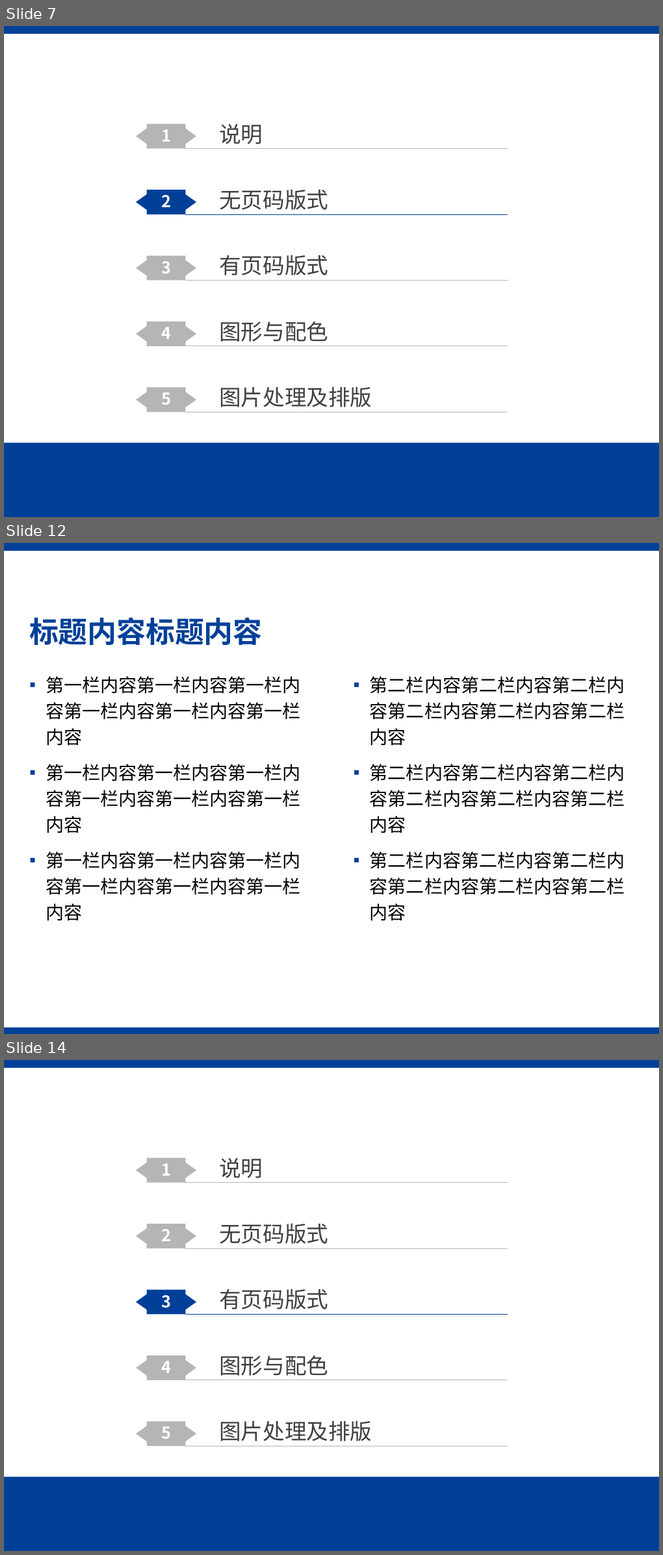
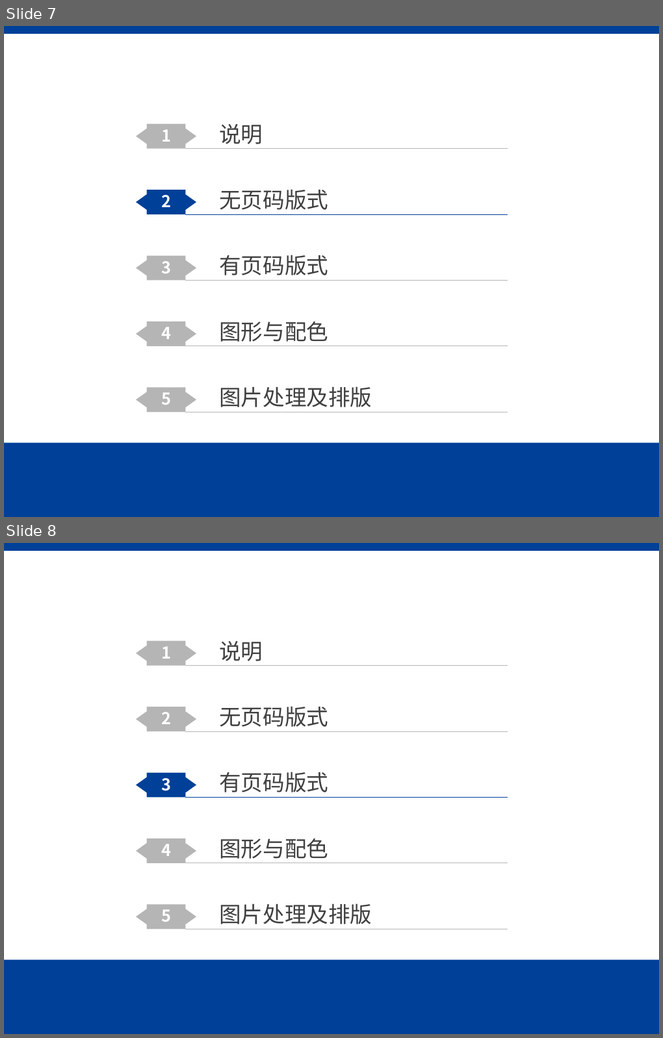
Before and after one commit to Voidkai/Polkadot, a slide deck: Polkadot-PPT.pptx. Shown one above the other, each under a label of ours: slides 7, 12 and 14 before the commit, slides 7 and 8 after it; the slides between them are not shown. The pictures are 663x1555 and 663x1038 pixels, drawn with LibreOffice and Linux fonts; fonts in the diff are those of the drawing; background and template pictures are left out. Boxes give left, top, right and bottom in pixels: in the first picture for what was removed or moved away, otherwise in the second. Text is boxed around its words. In the diff, an @@ line names an element or a change of style, - is before the commit and + after.

```diff
--- a/Polkadot-PPT.pptx
+++ b/Polkadot-PPT.pptx
@@ slide 12 removed at bbox=[4, 543, 659, 1034], background #FFFFFF; not listed: 1 template element that a slide beside it also shows @@
@@ title removed at bbox=[29, 617, 263, 645] @@
-标题内容标题内容
@@ text removed at bbox=[46, 676, 301, 921] @@
-▪ 第一栏内容第一栏内容第一栏内容第一栏内容第一栏内容第一栏内容
-▪ 第一栏内容第一栏内容第一栏内容第一栏内容第一栏内容第一栏内容
-▪ 第一栏内容第一栏内容第一栏内容第一栏内容第一栏内容第一栏内容
@@ text removed at bbox=[370, 676, 625, 921] @@
-▪ 第二栏内容第二栏内容第二栏内容第二栏内容第二栏内容第二栏内容
-▪ 第二栏内容第二栏内容第二栏内容第二栏内容第二栏内容第二栏内容
-▪ 第二栏内容第二栏内容第二栏内容第二栏内容第二栏内容第二栏内容
@@ rectangle removed at bbox=[4, 1028, 659, 1034] @@
@@ what was slide 14 is now slide 8 @@
```
Also in this commit, not shown: 2 slides changed, 3 slides added, 14 other slides removed.
